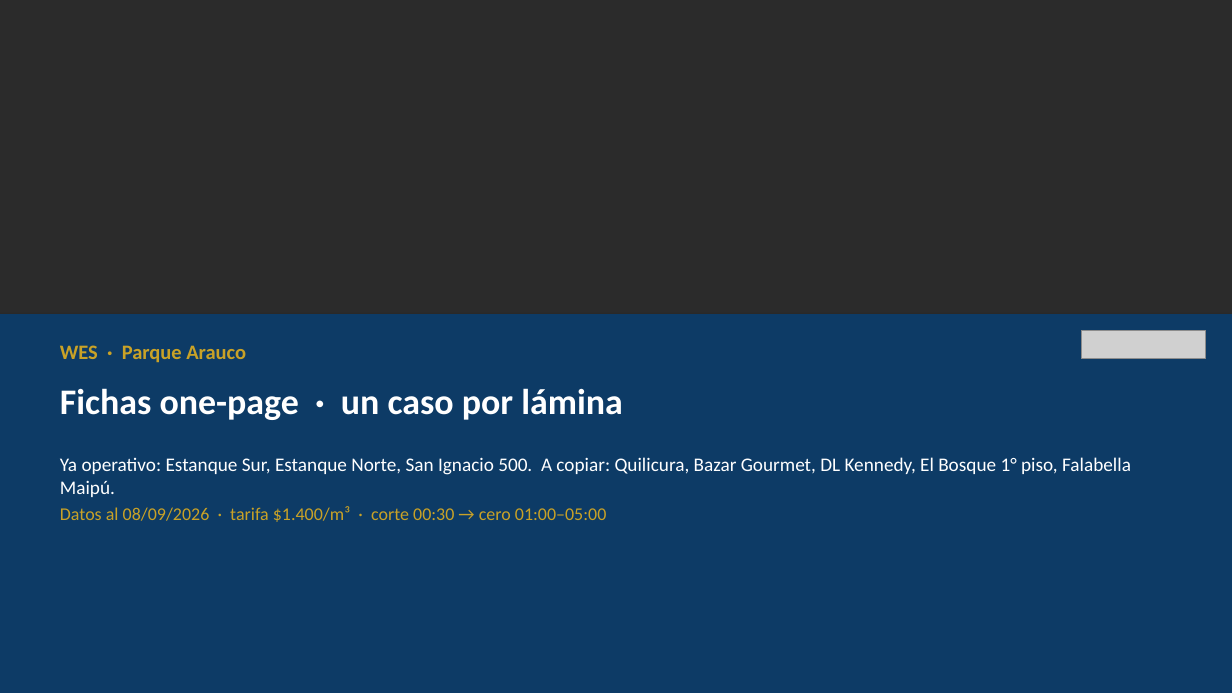
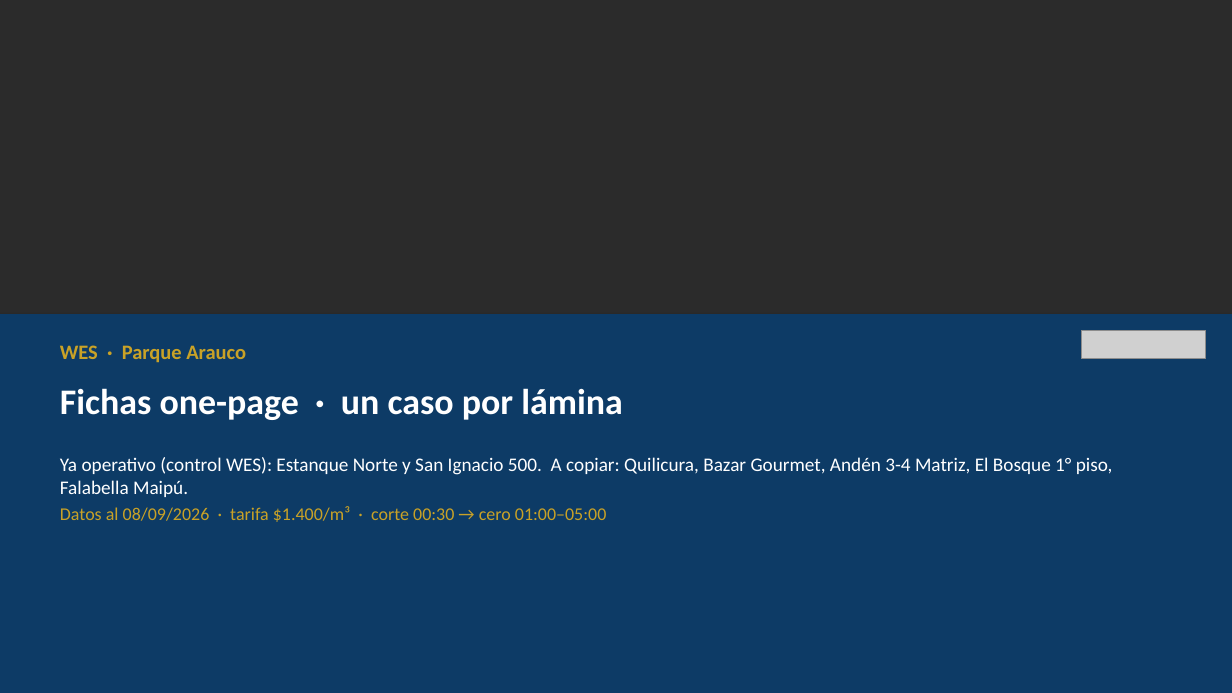
Before and after one commit to anibaloperacionesWes/wes-scripts, a slide deck: slide 1 of reports/Parque_Arauco/CONSOLIDADO/Fichas_onepage_PA_20260908.pptx. Drawn at 1232x693 pixels with LibreOffice and Linux fonts; fonts in the diff are those of the drawing; grey boxes stand for pictures; background and template pictures are left out; a plain dark background stands for a picture behind light text. Boxes give left, top, right and bottom in pixels: in the first picture for what was removed or moved away, otherwise in the second. Text is boxed around its words. In the diff, an @@ line names an element or a change of style, - is before the commit and + after.

```diff
--- a/reports/Parque_Arauco/CONSOLIDADO/Fichas_onepage_PA_20260908.pptx
+++ b/reports/Parque_Arauco/CONSOLIDADO/Fichas_onepage_PA_20260908.pptx
@@ text at [60, 457, 1113, 497]: text changed @@
-Ya operativo: Estanque Sur, Estanque Norte, San Ignacio 500. A copiar: Quilicura, Bazar Gourmet, DL Kennedy, El Bosque 1° piso, Falabella Maipú.
+Ya operativo (control WES): Estanque Norte y San Ignacio 500. A copiar: Quilicura, Bazar Gourmet, Andén 3-4 Matriz, El Bosque 1° piso, Falabella Maipú.
```
Also in this commit, not shown: 8 other slides changed, 1 slide added, 10 other files.
